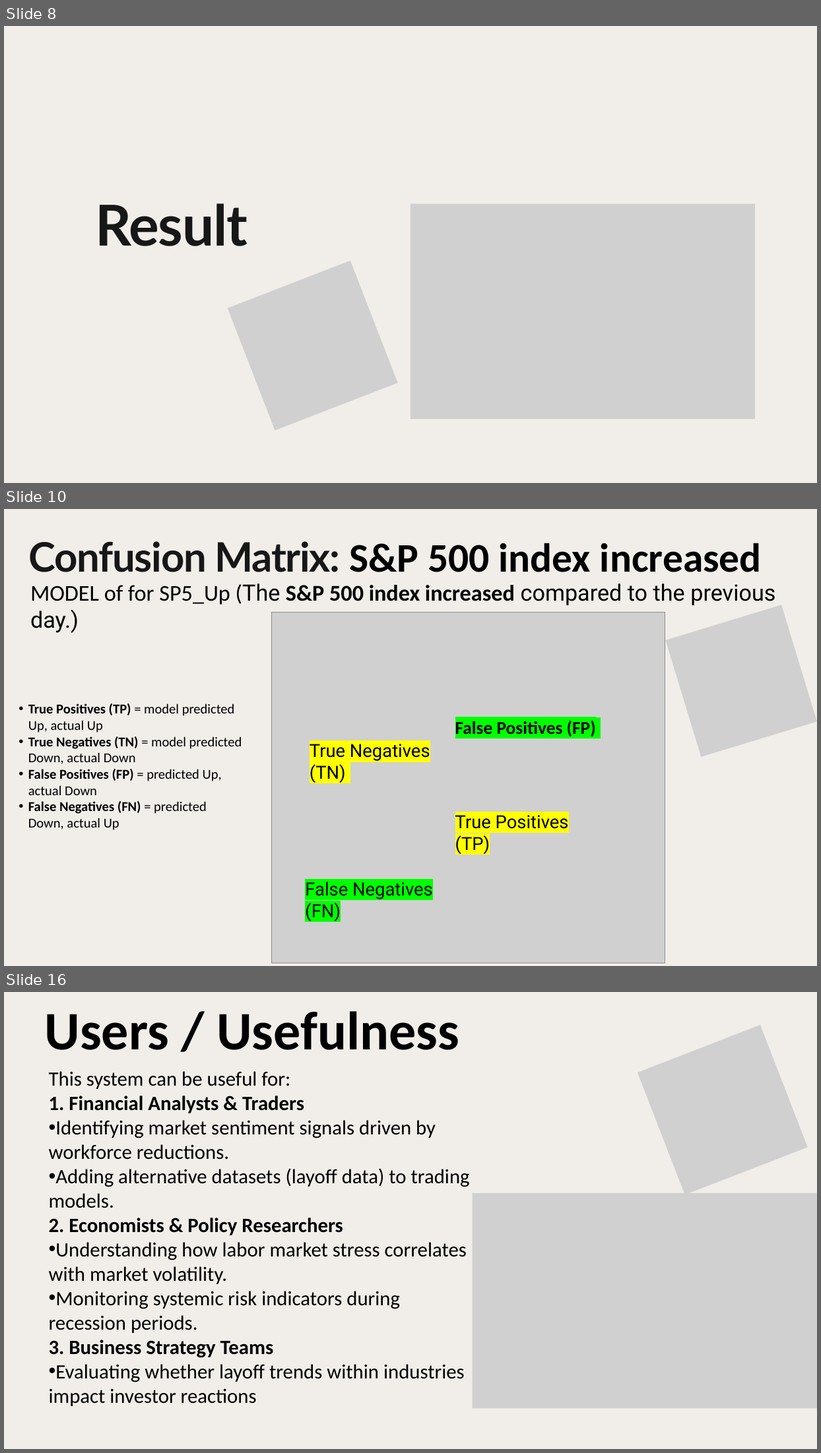
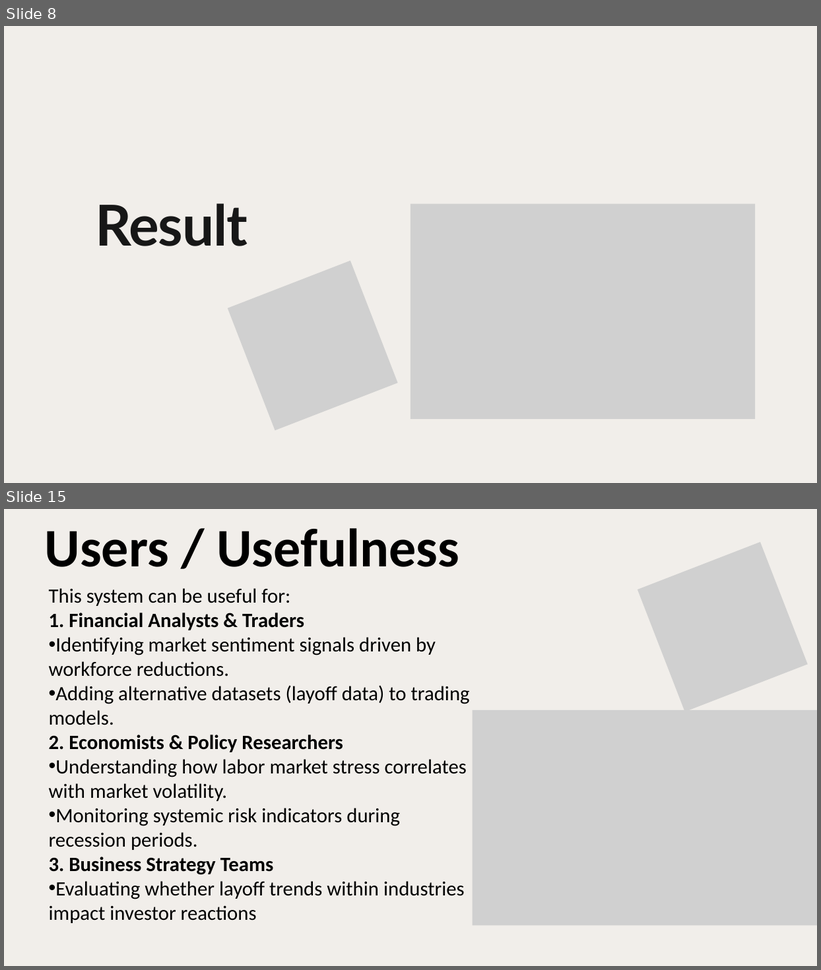
Before and after one commit to Alice-Jhang-spaces/Economic-Predictions-By-Layoffs, a slide deck: slide/Economic_by_layoffs.pptx. Shown one above the other, each under a label of ours: slides 8, 10 and 16 before the commit, slides 8 and 15 after it; the slides between them are not shown. The pictures are 821x1453 and 821x970 pixels, drawn with LibreOffice and Linux fonts; fonts in the diff are those of the drawing; grey boxes stand for pictures. Boxes give left, top, right and bottom in pixels: in the first picture for what was removed or moved away, otherwise in the second. Text is boxed around its words. In the diff, an @@ line names an element or a change of style, - is before the commit and + after.

```diff
--- a/slide/Economic_by_layoffs.pptx
+++ b/slide/Economic_by_layoffs.pptx
@@ slide 10 removed at (4,509,817,966), background #F1EEEA @@
@@ text removed at (29,541,762,572) @@
-Confusion Matrix: S&P 500 index increased
@@ text removed at (30,584,776,605) @@
-MODEL of for SP5_Up (The S&P 500 index increased compared to the previous day.)
@@ picture removed at (666,605,817,757) @@
@@ picture removed at (271,612,665,963) @@
@@ text removed at (28,704,242,830) @@
-  • True Positives (TP) = model predicted Up, actual Up
-  • True Negatives (TN) = model predicted Down, actual Down
-  • False Positives (FP) = predicted Up, actual Down
-  • False Negatives (FN) = predicted Down, actual Up
@@ text removed at (455,721,596,737) @@
-False Positives (FP)
@@ text removed at (310,744,430,783) @@
-True Negatives (TN)
@@ text removed at (455,815,569,855) @@
-True Positives (TP)
@@ text removed at (305,882,433,921) @@
-False Negatives (FN)
@@ what was slide 16 is now slide 15 @@
```
Also in this commit, not shown: 7 slides changed, 1 slide added, 1 other slide removed.
